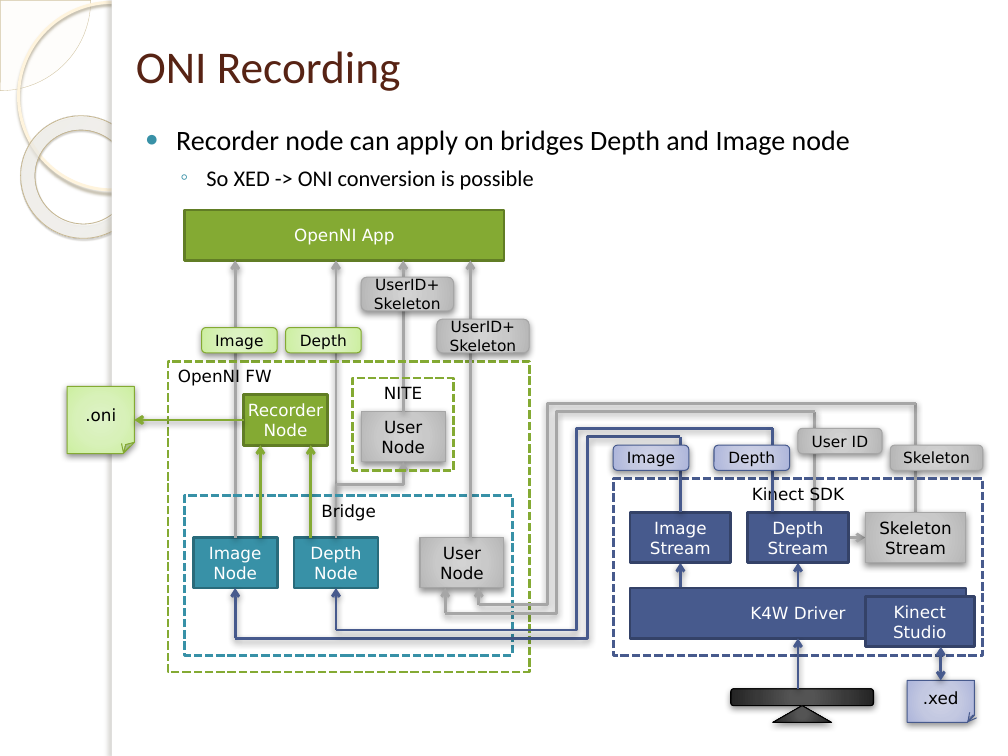
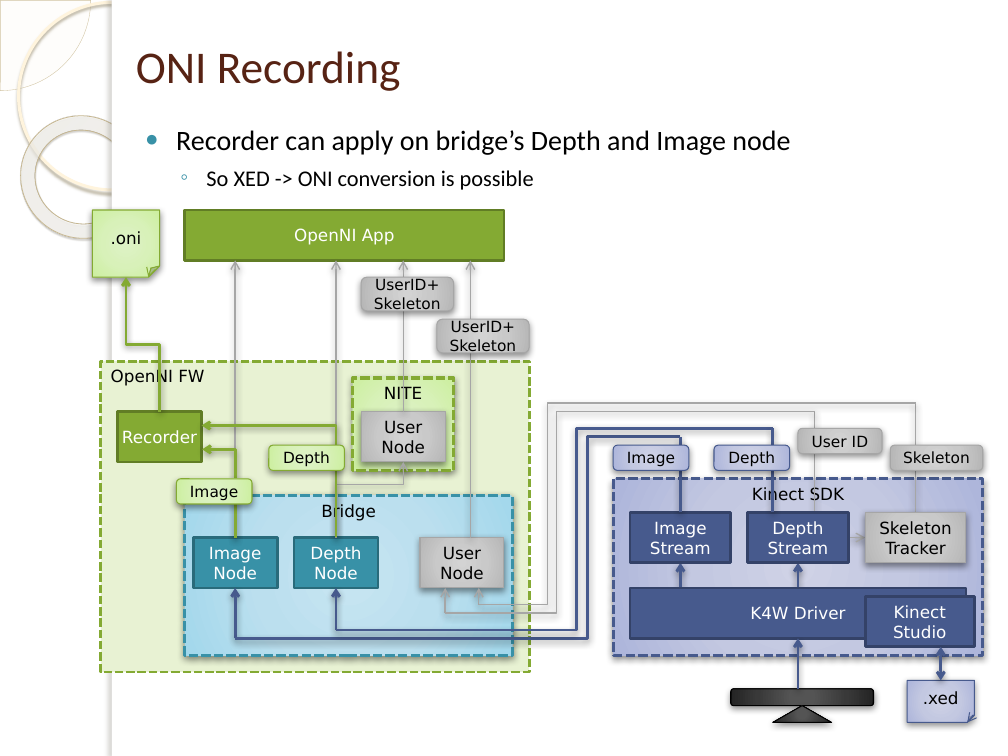
Before and after one commit to mdkus/kinect-mssdk-openni-pcl-bridge, a slide deck: slide 5 of kinect-mssdk-openni-bridge.pptx. Drawn at 1008x756 pixels with LibreOffice and Linux fonts; fonts in the diff are those of the drawing; background and template pictures are left out. Boxes give left, top, right and bottom in pixels: in the first picture for what was removed or moved away, otherwise in the second. Text is boxed around its words. In the diff, an @@ line names an element or a change of style, - is before the commit and + after.

```diff
--- a/kinect-mssdk-openni-bridge.pptx
+++ b/kinect-mssdk-openni-bridge.pptx
@@ text at <box>176,130,790,155</box>: text changed @@
-● Recorder node can apply on bridges Depth and Image node
+● Recorder can apply on bridge’s Depth and Image node
@@ folded corner ".oni": place and size @@
-folded corner ".oni" at <box>68,386,135,454</box>
+folded corner ".oni" at <box>93,210,160,277</box>
@@ arrow (235, 537) - (235, 260): stroke #A6A6A6 2 pt to #A6A6A6 1 pt @@
@@ arrow (336, 537) - (336, 260): stroke #A6A6A6 2 pt to #A6A6A6 1 pt @@
@@ arrow (403, 411) - (403, 260): stroke #A6A6A6 2 pt to #A6A6A6 1 pt @@
@@ arrow (471, 537) - (471, 260): stroke #A6A6A6 2 pt to #A6A6A6 1 pt @@
@@ elbow arrow added from (159, 411) to (126, 277), #84AA33 2 pt @@
@@ rectangle "OpenNI FW": place and size @@
-rectangle "OpenNI FW" at <box>168,361,529,671</box>
+rectangle "OpenNI FW" at <box>101,361,529,671</box>
@@ rectangle "OpenNI FW" at <box>101,361,529,671</box>: fill none to #E8F2D3 @@
@@ rectangle "NITE" at <box>353,378,454,471</box>: fill none to gradient #DFF3C7 to #D8F1BA to #CDEFA2 to #CAF199; outline #84AA33 2 pt dashed to #84AA33 2.25 pt dashed; shadow on @@
@@ rectangle "Recorder": place and size @@
-rectangle "Recorder" at <box>244,395,328,446</box>
+rectangle "Recorder" at <box>118,411,202,462</box>
@@ elbow line (814, 411) - (446, 613): stroke #A6A6A6 2 pt to #A6A6A6 1 pt @@
@@ elbow line (915, 403) - (479, 605): stroke #A6A6A6 2 pt to #A6A6A6 1 pt @@
@@ line (814, 512) - (814, 411): stroke #A6A6A6 2 pt to #A6A6A6 1 pt @@
@@ line (915, 512) - (915, 403): stroke #A6A6A6 2 pt to #A6A6A6 1 pt @@
@@ text in rectangle at <box>122,430,197,444</box>: text changed @@
-Recorder Node
+Recorder
@@ arrow removed from (244, 420) to (134, 420) @@
@@ elbow arrow added from (336, 537) to (202, 425), #84AA33 2 pt @@
@@ arrow removed from (260, 537) to (260, 446) @@
@@ rounded rectangle "Depth": place and size @@
-rounded rectangle "Depth" at <box>285,328,361,353</box>
+rounded rectangle "Depth" at <box>269,446,345,471</box>
@@ arrow removed from (310, 537) to (310, 446) @@
@@ rounded rectangle "Image": place and size @@
-rounded rectangle "Image" at <box>202,328,277,353</box>
+rounded rectangle "Image" at <box>176,479,252,504</box>
@@ elbow arrow added from (235, 537) to (203, 450), #84AA33 2 pt @@
@@ elbow arrow (336, 537) - (403, 462): stroke #A6A6A6 2 pt to #A6A6A6 1 pt @@
@@ rectangle "Kinect SDK" at <box>613,479,983,655</box>: fill none to gradient #CFD3E7 to #C3C9E2 to #AFB8DA to #A8B2DA; outline #475A8D 2 pt dashed to #475A8D 2.25 pt dashed; shadow on @@
@@ rectangle "Bridge" at <box>184,496,512,655</box>: fill none to gradient #C9E6F2 to #BBE0EF to #A4D8ED to #9BD7EE; outline #3891A7 2 pt dashed to #3891A7 2.25 pt dashed; shadow on @@
@@ arrow (849, 537) - (865, 537): stroke #A6A6A6 2 pt to #A6A6A6 1 pt @@
@@ text in rectangle at <box>879,521,952,555</box>: text changed @@
-Skeleton Stream
+Skeleton Tracker
@@ arrow (446, 613) - (446, 588): stroke #A6A6A6 2 pt to #A6A6A6 1 pt @@
@@ arrow (479, 605) - (479, 588): stroke #A6A6A6 2 pt to #A6A6A6 1 pt @@
```
Also in this commit, not shown: 6 other slides changed.
